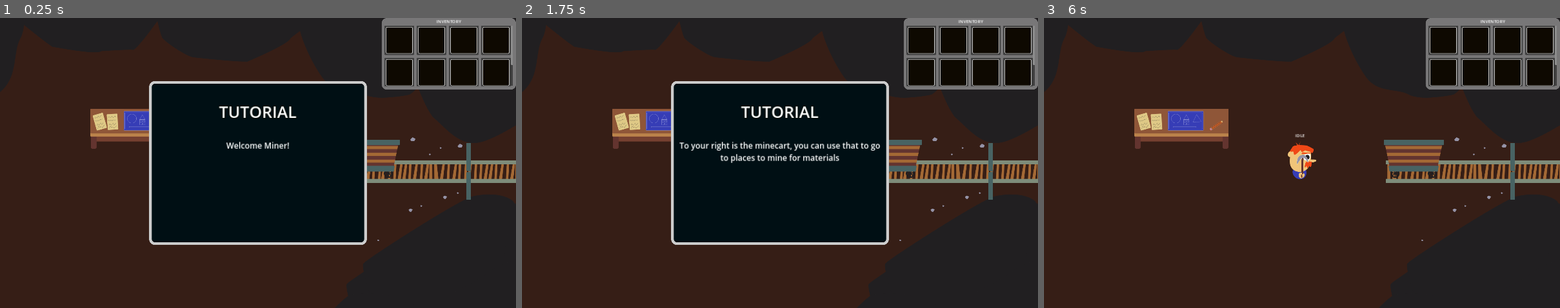
Above: before the commit, frames 1-3 (left to right).
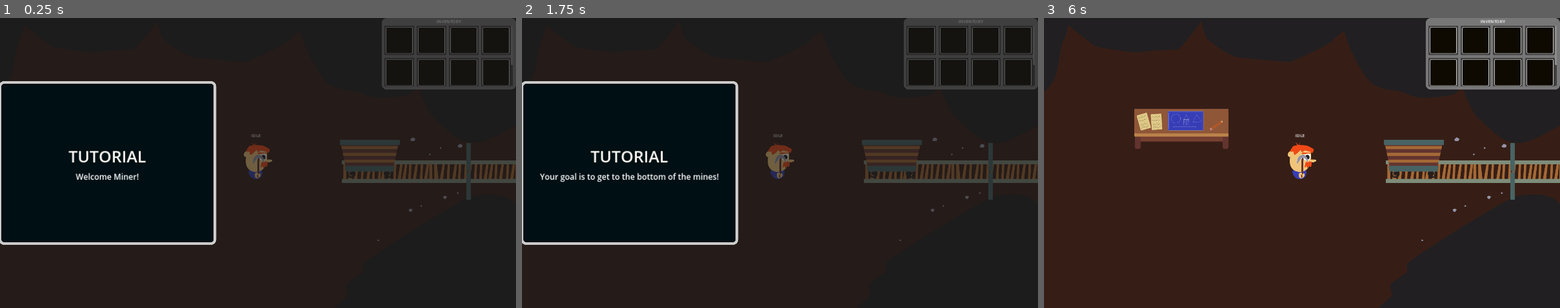
Above: after the commit, the same moments.

Repository: mathew-tran/Excavation
Game: Godot game, scene res://Scene/Hub.tscn
The game is run twice, just before and just after one commit, with the same random seed, the same clock (stepped at 60 frames per second) and the same inputs. Sound files missing from this copy of the repository are replaced by a short silence.
Inputs (mouse positions are in pixels of both pictures, inside the frame that each line leads up to):
- Up to frame 1 (0.25 s): no input
- Up to frame 2 (1.75 s): tap Enter at 0.5 s; move the mouse to (893, 148) at 0.52 s; hold H (clear_data) 0.53-1.28 s; tap Space at 1.25 s; move the mouse to (676, 177) at 1.27 s; click (676, 177) at 1.35 s
- Up to frame 3 (6 s): tap Enter at 2, 3.5 s; move the mouse to (1353, 99) at 2.02 s; hold Right mouse button (right_click) 2.03-2.78 s; tap Space at 2.75, 4.25 s; move the mouse to (1276, 221) at 2.77 s; tap H (clear_data) at 2.85 s; move the mouse to (1456, 206) at 3.52 s; press the mouse at (1456, 206) at 3.53 s; move the mouse to (1147, 119) at 4.27 s; release the mouse at (1147, 119) at 4.28 s; right-click (1147, 119) at 4.35 s; move the mouse to (1327, 163) at 5.02 s; hold H (clear_data) 5.03-5.78 s; move the mouse to (1224, 90) at 5.77 s; click (1224, 90) at 5.85 s

The runs differ from the first frame. In frame 1, 38% of the frame differs, in the area x 0-100%, y 0-79%; in frame 2, 38%; in frame 3, nothing differs.

Commit message:
add initial dialogue for showing golems

Diff:
--- a/Art/DwarfExample.svg
+++ b/Art/DwarfExample.svg
@@ -23,9 +23,9 @@
      inkscape:pagecheckerboard="0"
      inkscape:deskcolor="#d1d1d1"
      inkscape:document-units="mm"
-     inkscape:zoom="0.70710678"
-     inkscape:cx="671.75144"
-     inkscape:cy="395.27269"
+     inkscape:zoom="1"
+     inkscape:cx="-386"
+     inkscape:cy="47.5"
      inkscape:window-width="1920"
      inkscape:window-height="1001"
      inkscape:window-x="-7"
@@ -34,6 +34,102 @@
      inkscape:current-layer="layer1" />
   <defs
      id="defs1">
+    <inkscape:path-effect
+       effect="bspline"
+       id="path-effect105"
+       is_visible="true"
+       lpeversion="1.3"
+       weight="33.333333"
+       steps="2"
+       helper_size="0"
+       apply_no_weight="true"
+       apply_with_weight="true"
+       only_selected="false"
+       uniform="false" />
+    <inkscape:path-effect
+       effect="bspline"
+       id="path-effect103"
+       is_visible="true"
+       lpeversion="1.3"
+       weight="33.333333"
+       steps="2"
+       helper_size="0"
+       apply_no_weight="true"
+       apply_with_weight="true"
+       only_selected="false"
+       uniform="false" />
+    <inkscape:path-effect
+       effect="bspline"
+       id="path-effect52"
+       is_visible="true"
+       lpeversion="1.3"
+       weight="33.333333"
+       steps="2"
+       helper_size="0"
+       apply_no_weight="true"
+       apply_with_weight="true"
+       only_selected="false"
+       uniform="false" />
+    <inkscape:path-effect
+       effect="bspline"
+       id="path-effect50"
+       is_visible="true"
+       lpeversion="1.3"
+       weight="33.333333"
+       steps="2"
+       helper_size="0"
+       apply_no_weight="true"
+       apply_with_weight="true"
+       only_selected="false"
+       uniform="false" />
+    <inkscape:path-effect
+       effect="bspline"
+       id="path-effect49"
+       is_visible="true"
+       lpeversion="1.3"
+       weight="33.333333"
+       steps="2"
+       helper_size="0"
+       apply_no_weight="true"
+       apply_with_weight="true"
+       only_selected="false"
+       uniform="false" />
+    <inkscape:path-effect
+       effect="bspline"
+       id="path-effect47"
+       is_visible="true"
+       lpeversion="1.3"
+       weight="33.333333"
+       steps="2"
+       helper_size="0"
+       apply_no_weight="true"
+       apply_with_weight="true"
+       only_selected="false"
+       uniform="false" />
+    <inkscape:path-effect
+       effect="bspline"
+       id="path-effect36"
+       is_visible="true"
+       lpeversion="1.3"
+       weight="33.333333"
+       steps="2"
+       helper_size="0"
+       apply_no_weight="true"
+       apply_with_weight="true"
+       only_selected="false"
+       uniform="false" />
+    <inkscape:path-effect
+       effect="bspline"
+       id="path-effect34"
+       is_visible="true"
+       lpeversion="1.3"
+       weight="33.333333"
+       steps="2"
+       helper_size="0"
+       apply_no_weight="true"
+       apply_with_weight="true"
+       only_selected="false"
+       uniform="false" />
     <inkscape:path-effect
        effect="copy_rotate"
        starting_point="345.40974,39.203974"
@@ -1560,5 +1656,103 @@
        inkscape:export-filename="Blocking\GroundTexture\Ground1.png"
        inkscape:export-xdpi="96"
        inkscape:export-ydpi="96" />
+    <path
+       style="fill:#ba824a;stroke-width:0.1;stroke-linecap:round"
+       d="m -61.801622,-23.074269 c -1.93325,-0.124726 -2.432154,-0.124726 -5.17617,0.997828 -2.744016,1.122554 -7.732949,3.367574 -10.102736,7.047035 -2.369787,3.679462 -2.120341,8.7931171 -0.530057,13.3768301 1.590283,4.5837129 4.52128,8.6372189 9.915748,10.0091895 5.394469,1.3719707 13.252036,0.062376 18.053995,-4.2407361 4.80196,-4.30311242 6.548085,-11.5994243 5.456696,-16.5261175 -1.09139,-4.926694 -5.020173,-7.483521 -8.668435,-8.886689 -3.648263,-1.403168 -7.015792,-1.652614 -8.949041,-1.77734 z"
+       id="path33"
+       inkscape:path-effect="#path-effect34"
+       inkscape:original-d="m -63.235969,-23.198995 c -0.498903,0 -0.997807,0 -1.496711,0 -4.989128,2.245109 -9.978061,4.490128 -14.967092,6.735192 0.249457,5.113859 0.498903,10.2275141 0.748355,15.341271 2.931115,4.0536689 5.862111,8.1071755 8.793168,12.160763 7.857881,-1.3096464 15.715448,-2.619241 23.573171,-3.9288616 1.746197,-7.296604 3.492322,-14.592916 5.238482,-21.8893744 -3.92894,-2.556929 -7.857722,-5.113757 -11.786586,-7.670635 -3.367662,-0.249457 -6.735191,-0.498903 -10.102787,-0.748355 z"
+       transform="translate(-34.13125,-11.377083)" />
+    <path
+       style="fill:#ba824a;fill-opacity:1;stroke-width:0.1;stroke-linecap:round"
+       d="m -76.199999,19.292535 c 1.058334,-2.888369 2.778125,-8.047743 6.305956,-11.2889022 3.527831,-3.2411592 8.863487,-4.5640492 12.611773,-4.8506739 3.748286,-0.2866246 5.909006,0.4630129 8.069792,2.6238127 2.160786,2.1607998 4.321506,5.7326024 5.754673,8.8194344 1.433167,3.086832 2.138708,5.688516 1.47723,8.113885 -0.661479,2.42537 -2.689911,4.674284 -6.41618,6.151548 -3.726269,1.477264 -9.150119,2.182805 -13.581924,2.204847 -4.431806,0.02204 -7.87132,-0.639403 -10.384877,-2.028486 -2.513558,-1.389084 -4.101026,-3.505709 -4.696335,-4.872729 -0.595308,-1.36702 -0.198441,-1.984368 0.859892,-4.872736 z"
+       id="path47"
+       inkscape:path-effect="#path-effect49"
+       inkscape:original-d="m -76.861457,21.563541 c 1.719791,-5.159375 3.439583,-10.318749 5.159375,-15.4781244 5.33587,-1.3229431 10.671526,-2.6458333 16.007291,-3.96875 2.160807,0.7496678 4.321527,1.4993057 6.482292,2.2489583 2.160807,3.5719464 4.321526,7.1437501 6.482291,10.7156251 0.70557,2.601788 1.41111,5.203472 2.116667,7.805208 -2.028513,2.249003 -4.056944,4.497917 -6.085417,6.746875 -5.424066,0.70557 -10.847916,1.41111 -16.271875,2.116667 -3.439652,-0.661472 -6.879166,-1.322917 -10.318749,-1.984375 -1.587532,-2.116709 -3.175,-4.233334 -4.7625,-6.35 0.396883,-0.617374 0.79375,-1.234722 1.190625,-1.852084 z"
+       transform="translate(-35.851042,-16.404167)" />
+    <path
+       style="fill:#ba824a;fill-opacity:1;stroke-width:0.1;stroke-linecap:round"
+       d="m -75.69288,9.8336802 c -0.46302,0.3086808 -0.8158,0.3968758 -2.204887,0.4409728 -1.389086,0.0441 -3.814384,0.0441 -5.379843,0.529176 -1.565459,0.485079 -2.271,1.455198 -2.866317,3.461653 -0.595318,2.006454 -1.080378,5.049101 -2.976591,6.835044 -1.896214,1.785942 -5.203439,2.315098 -6.945281,-0.374891 -1.741842,-2.68999 -1.918227,-8.598899 0.374876,-12.2148844 2.293103,-3.6159855 7.055507,-4.9388755 10.362818,-5.644432 3.30731,-0.7055565 5.159356,-0.7937492 6.790967,0.2425573 1.631612,1.0363064 3.042695,3.1970269 3.461613,4.5419976 0.418917,1.3449707 -0.154334,1.8741261 -0.617355,2.1828067 z"
+       id="path49"
+       inkscape:path-effect="#path-effect50"
+       inkscape:original-d="m -75.803124,10.054167 c -0.352777,0.08819 -0.705556,0.176389 -1.058333,0.264583 -2.425396,0 -4.850694,0 -7.276042,0 -0.70557,0.970158 -1.41111,1.940278 -2.116667,2.910417 -0.485079,3.042769 -0.970139,6.085416 -1.455208,9.128124 -3.307358,0.529178 -6.614583,1.058334 -9.921875,1.5875 -0.176392,-5.909146 -0.352777,-11.818055 -0.529166,-17.7270827 4.762595,-1.3229432 9.524999,-2.6458333 14.287499,-3.96875 1.852121,-0.088196 3.704167,-0.1763889 5.55625,-0.2645833 1.41114,2.1608071 2.822223,4.3215276 4.233334,6.4822916 -0.573276,0.5291772 -1.146527,1.0583333 -1.719792,1.5875004 z"
+       transform="translate(-27.342874,-7.3989318)" />
+    <path
+       style="fill:#ba824a;fill-opacity:1;stroke-width:0.1;stroke-linecap:round"
+       d="m -75.69288,9.8336802 c -0.46302,0.3086808 -0.8158,0.3968758 -2.204887,0.4409728 -1.389086,0.0441 -3.814384,0.0441 -5.379843,0.529176 -1.565459,0.485079 -2.271,1.455198 -2.866317,3.461653 -0.595318,2.006454 -1.080378,5.049101 -2.976591,6.835044 -1.896214,1.785942 -5.203439,2.315098 -6.945281,-0.374891 -1.741842,-2.68999 -1.918227,-8.598899 0.374876,-12.2148844 2.293103,-3.6159855 7.055507,-4.9388755 10.362818,-5.644432 3.30731,-0.7055565 5.159356,-0.7937492 6.790967,0.2425573 1.631612,1.0363064 3.042695,3.1970269 3.461613,4.5419976 0.418917,1.3449707 -0.154334,1.8741261 -0.617355,2.1828067 z"
+       id="path50"
+       inkscape:path-effect="#path-effect52"
+       inkscape:original-d="m -75.803124,10.054167 c -0.352777,0.08819 -0.705556,0.176389 -1.058333,0.264583 -2.425396,0 -4.850694,0 -7.276042,0 -0.70557,0.970158 -1.41111,1.940278 -2.116667,2.910417 -0.485079,3.042769 -0.970139,6.085416 -1.455208,9.128124 -3.307358,0.529178 -6.614583,1.058334 -9.921875,1.5875 -0.176392,-5.909146 -0.352777,-11.818055 -0.529166,-17.7270827 4.762595,-1.3229432 9.524999,-2.6458333 14.287499,-3.96875 1.852121,-0.088196 3.704167,-0.1763889 5.55625,-0.2645833 1.41114,2.1608071 2.822223,4.3215276 4.233334,6.4822916 -0.573276,0.5291772 -1.146527,1.0583333 -1.719792,1.5875004 z"
+       transform="matrix(-1,0,0,1,-163.40687,-10.405646)" />
+    <path
+       style="fill:#a46935;fill-opacity:1;stroke-width:0.1;stroke-linecap:round"
+       d="m -50.217715,24.227983 c 0.171498,-0.592448 0.171498,-0.997807 0.07795,-1.995629 -0.09355,-0.997822 -0.280631,-2.588044 -1.122546,-4.037994 -0.841914,-1.44995 -2.338593,-2.759545 -3.523498,-2.697167 -1.184904,0.06238 -2.057966,1.496694 -2.463324,2.977828 -0.405358,1.481134 -0.342997,3.00901 -0.475675,4.398591 -0.132678,1.389582 -0.483308,2.728356 -0.08176,3.46012 0.40155,0.731765 1.555239,0.856488 2.80251,0.76294 1.247271,-0.09355 2.588047,-0.405356 3.42995,-0.951039 0.841902,-0.545683 1.184891,-1.325202 1.35639,-1.91765 z"
+       id="path103"
+       inkscape:path-effect="#path-effect103"
+       inkscape:original-d="m -50.046217,24.040894 c 0,-0.405359 0,-0.810718 0,-1.216076 -0.187095,-1.590286 -0.374179,-3.180508 -0.561266,-4.770761 -1.49674,-1.309647 -2.993419,-2.619242 -4.49013,-3.928863 -0.873099,1.434376 -1.74616,2.868693 -2.61924,4.30304 0.06236,1.527921 0.124724,3.055797 0.187087,4.583672 -0.343001,1.247285 -0.685991,2.58806 -1.028986,3.928863 1.153737,0.124727 2.307426,0.249452 3.461139,0.374176 1.340829,-0.311819 2.681605,-0.623628 4.022407,-0.935443 0.343003,-0.779552 0.685991,-1.559072 1.028989,-2.338608 z"
+       transform="translate(-31.32492,-11.377083)" />
+    <path
+       style="fill:#a46935;fill-opacity:1;stroke-width:0.1;stroke-linecap:round"
+       d="m -50.217715,24.227983 c 0.171498,-0.592448 0.171498,-0.997807 0.07795,-1.995629 -0.09355,-0.997822 -0.280631,-2.588044 -1.122546,-4.037994 -0.841914,-1.44995 -2.338593,-2.759545 -3.523498,-2.697167 -1.184904,0.06238 -2.057966,1.496694 -2.463324,2.977828 -0.405358,1.481134 -0.342997,3.00901 -0.475675,4.398591 -0.132678,1.389582 -0.483308,2.728356 -0.08176,3.46012 0.40155,0.731765 1.555239,0.856488 2.80251,0.76294 1.247271,-0.09355 2.588047,-0.405356 3.42995,-0.951039 0.841902,-0.545683 1.184891,-1.325202 1.35639,-1.91765 z"
+       id="path104"
+       inkscape:path-effect="#path-effect105"
+       inkscape:original-d="m -50.046217,24.040894 c 0,-0.405359 0,-0.810718 0,-1.216076 -0.187095,-1.590286 -0.374179,-3.180508 -0.561266,-4.770761 -1.49674,-1.309647 -2.993419,-2.619242 -4.49013,-3.928863 -0.873099,1.434376 -1.74616,2.868693 -2.61924,4.30304 0.06236,1.527921 0.124724,3.055797 0.187087,4.583672 -0.343001,1.247285 -0.685991,2.58806 -1.028986,3.928863 1.153737,0.124727 2.307426,0.249452 3.461139,0.374176 1.340829,-0.311819 2.681605,-0.623628 4.022407,-0.935443 0.343003,-0.779552 0.685991,-1.559072 1.028989,-2.338608 z"
+       transform="translate(-49.191888,-11.002906)" />
+    <path
+       style="fill:#a46935;fill-opacity:1;stroke-width:0.1;stroke-linecap:round"
+       d="m -100.9219,-24.286201 c -0.37418,0 -5.61267,0.09354 -5.61267,0.09354 l 3.46115,5.425571 z"
+       id="path105" />
+    <path
+       style="fill:#a46935;fill-opacity:1;stroke-width:0.1;stroke-linecap:round"
+       d="m -87.545065,-25.315189 c -0.935443,0 -5.42557,0.561266 -5.42557,0.561266 l 3.367596,4.95785 z"
+       id="path106" />
+    <rect
+       style="fill:#a46935;fill-opacity:1;stroke-width:0.0657407;stroke-linecap:round"
+       id="rect121"
+       width="1.414425"
+       height="6.1496735"
+       x="-100.9219"
+       y="-13.784984"
+       ry="0.42445651" />
+    <rect
+       style="fill:#a46935;fill-opacity:1;stroke-width:0.0657407;stroke-linecap:round"
+       id="rect122"
+       width="1.414425"
+       height="6.1496735"
+       x="-98.646515"
+       y="-13.846481"
+       ry="0.42445651" />
+    <rect
+       style="fill:#a46935;fill-opacity:1;stroke-width:0.0657407;stroke-linecap:round"
+       id="rect126"
+       width="1.414425"
+       height="6.1496735"
+       x="-96.43264"
+       y="-13.969474"
+       ry="0.42445651" />
+    <rect
+       style="fill:#a46935;fill-opacity:1;stroke-width:0.0657407;stroke-linecap:round"
+       id="rect127"
+       width="1.414425"
+       height="6.1496735"
+       x="-94.280251"
+       y="-14.153964"
+       ry="0.42445651" />
+    <rect
+       style="fill:#a46935;fill-opacity:1;stroke-width:0.0657407;stroke-linecap:round"
+       id="rect128"
+       width="1.414425"
+       height="6.1496735"
+       x="-92.127869"
+       y="-14.276958"
+       ry="0.42445651" />
+    <path
+       style="fill:#63342f;fill-opacity:1;stroke:#754030;stroke-width:0.1;stroke-linecap:round"
+       d="m -108.41302,-24.341666 c 1.52135,0 8.598958,0.330729 8.598958,0.330729 l 0.529167,-1.190625 -9.061975,-0.926042 z"
+       id="path129" />
+    <path
+       style="fill:#63342f;fill-opacity:1;stroke:#754030;stroke-width:0.1;stroke-linecap:round"
+       d="m -85.634246,-25.183164 c -1.518544,0.09242 -8.562987,0.852472 -8.562987,0.852472 l -0.600516,-1.156282 8.988991,-1.474812 z"
+       id="path130" />
   </g>
 </svg>
--- /dev/null
+++ b/Prefabs/DialogueTriggers/FirstTimeGolemDialogue.tscn
@@ -0,0 +1,17 @@
+[gd_scene load_steps=3 format=3 uid="uid://bniaafdw74hpx"]
+
+[ext_resource type="Script" path="res://Scripts/DialogueTriggers/FirstTimeGolemDialogue.gd" id="1_rr8md"]
+
+[sub_resource type="RectangleShape2D" id="RectangleShape2D_prcnb"]
+size = Vector2(800, 100)
+
+[node name="FirstTimeGolemDialogue" type="Area2D"]
+position = Vector2(589, -1055)
+collision_layer = 0
+collision_mask = 2
+script = ExtResource("1_rr8md")
+
+[node name="CollisionShape2D" type="CollisionShape2D" parent="."]
+shape = SubResource("RectangleShape2D_prcnb")
+
+[connection signal="area_entered" from="." to="." method="_on_area_entered"]
--- /dev/null
+++ b/Prefabs/Golems/Golem1.tscn
@@ -0,0 +1,14 @@
+[gd_scene load_steps=3 format=3 uid="uid://cj4y0tfhkxx6r"]
+
+[ext_resource type="Texture2D" uid="uid://6p6614osto5j" path="res://Art/Golem/Golem1.png" id="1_18juy"]
+
+[sub_resource type="RectangleShape2D" id="RectangleShape2D_v3nwt"]
+size = Vector2(800, 100)
+
+[node name="Golem" type="StaticBody2D"]
+
+[node name="Sprite2D" type="Sprite2D" parent="."]
+texture = ExtResource("1_18juy")
+
+[node name="CollisionShape2D" type="CollisionShape2D" parent="."]
+shape = SubResource("RectangleShape2D_v3nwt")
--- a/Prefabs/PlayerUI.tscn
+++ b/Prefabs/PlayerUI.tscn
@@ -29,6 +29,12 @@
 
 [node name="MessageBox" parent="TOPLEVEL" instance=ExtResource("5_2etxp")]
 visible = false
+anchors_preset = 4
+anchor_left = 0.0
+anchor_right = 0.0
+offset_left = 0.0
+offset_right = 800.0
+grow_horizontal = 1
 
 [node name="InfoLabel" parent="TOPLEVEL" instance=ExtResource("5_40fge")]
 visible = false
--- a/Prefabs/UI/DamageText.tscn
+++ b/Prefabs/UI/DamageText.tscn
@@ -1,6 +1,33 @@
 [gd_scene load_steps=5 format=3 uid="uid://bnv4h5rmcoegt"]
 
 [ext_resource type="Script" path="res://Scripts/UI/DamageText.gd" id="1_panjl"]
+
+[sub_resource type="Animation" id="Animation_oj7o0"]
+length = 0.001
+tracks/0/type = "value"
+tracks/0/imported = false
+tracks/0/enabled = true
+tracks/0/path = NodePath("Label:position")
+tracks/0/interp = 1
+tracks/0/loop_wrap = true
+tracks/0/keys = {
+"times": PackedFloat32Array(0),
+"transitions": PackedFloat32Array(1),
+"update": 0,
+"values": [Vector2(-150, 0)]
+}
+tracks/1/type = "value"
+tracks/1/imported = false
+tracks/1/enabled = true
+tracks/1/path = NodePath("Label:modulate")
+tracks/1/interp = 1
+tracks/1/loop_wrap = true
+tracks/1/keys = {
+"times": PackedFloat32Array(0),
+"transitions": PackedFloat32Array(1),
+"update": 0,
+"values": [Color(1, 1, 1, 1)]
+}
 
 [sub_resource type="Animation" id="Animation_f6uf6"]
 resource_name = "anim"
@@ -27,33 +54,6 @@
 "transitions": PackedFloat32Array(1, 1, 1),
 "update": 0,
 "values": [Color(1, 1, 1, 1), Color(1, 1, 1, 0), Color(1, 1, 1, 0)]
-}
-
-[sub_resource type="Animation" id="Animation_oj7o0"]
-length = 0.001
-tracks/0/type = "value"
-tracks/0/imported = false
-tracks/0/enabled = true
-tracks/0/path = NodePath("Label:position")
-tracks/0/interp = 1
-tracks/0/loop_wrap = true
-tracks/0/keys = {
-"times": PackedFloat32Array(0),
-"transitions": PackedFloat32Array(1),
-"update": 0,
-"values": [Vector2(-150, 0)]
-}
-tracks/1/type = "value"
-tracks/1/imported = false
-tracks/1/enabled = true
-tracks/1/path = NodePath("Label:modulate")
-tracks/1/interp = 1
-tracks/1/loop_wrap = true
-tracks/1/keys = {
-"times": PackedFloat32Array(0),
-"transitions": PackedFloat32Array(1),
-"update": 0,
-"values": [Color(1, 1, 1, 1)]
 }
 
 [sub_resource type="AnimationLibrary" id="AnimationLibrary_ik4r2"]
--- a/Prefabs/UI/MessageBox.tscn
+++ b/Prefabs/UI/MessageBox.tscn
@@ -47,9 +47,10 @@
 offset_bottom = 290.0
 grow_horizontal = 2
 grow_vertical = 2
+alignment = 1
 
 [node name="Title" type="Label" parent="VBoxContainer"]
-custom_minimum_size = Vector2(0, 200)
+custom_minimum_size = Vector2(0, 100)
 layout_mode = 2
 theme_override_colors/font_outline_color = Color(7.52043e-10, 0.0363016, 0.0191623, 1)
 theme_override_constants/outline_size = 11
@@ -67,3 +68,19 @@
 horizontal_alignment = 1
 vertical_alignment = 1
 autowrap_mode = 2
+
+[node name="Panel" type="Panel" parent="."]
+show_behind_parent = true
+custom_minimum_size = Vector2(5000, 5000)
+layout_mode = 1
+anchors_preset = 8
+anchor_left = 0.5
+anchor_top = 0.5
+anchor_right = 0.5
+anchor_bottom = 0.5
+offset_left = -2500.0
+offset_top = -2500.0
+offset_right = 2500.0
+offset_bottom = 2500.0
+grow_horizontal = 2
+grow_vertical = 2
--- a/Scene/HuntingAreas/Level1.tscn
+++ b/Scene/HuntingAreas/Level1.tscn
@@ -14,6 +14,8 @@
 [ext_resource type="PackedScene" uid="uid://4wt08pawg5m3" path="res://Prefabs/Blocking/Rail.tscn" id="10_ssv6t"]
 [ext_resource type="PackedScene" uid="uid://cfk0rui35311t" path="res://Prefabs/Blocking/Minecart.tscn" id="13_fj3bp"]
 [ext_resource type="PackedScene" uid="uid://dixk1sgsiq68d" path="res://Prefabs/Blocking/Gate.tscn" id="14_e4vre"]
+[ext_resource type="PackedScene" uid="uid://cj4y0tfhkxx6r" path="res://Prefabs/Golems/Golem1.tscn" id="15_tfbcr"]
+[ext_resource type="PackedScene" uid="uid://bniaafdw74hpx" path="res://Prefabs/DialogueTriggers/FirstTimeGolemDialogue.tscn" id="16_n7fr8"]
 
 [node name="Node2D" type="Node2D"]
 position = Vector2(292, 325)
@@ -27,6 +29,9 @@
 [node name="Boulder9" parent="Environment" instance=ExtResource("1_qp1ul")]
 position = Vector2(996, 773)
 
+[node name="Boulder40" parent="Environment" instance=ExtResource("1_qp1ul")]
+position = Vector2(2002, -3424)
+
 [node name="Boulder3" parent="Environment" instance=ExtResource("2_l5hlc")]
 position = Vector2(1653, 137)
 
@@ -36,6 +41,12 @@
 [node name="Boulder14" parent="Environment" instance=ExtResource("2_l5hlc")]
 position = Vector2(1460, -705)
 
+[node name="Boulder36" parent="Environment" instance=ExtResource("2_l5hlc")]
+position = Vector2(1604, -2189)
+
+[node name="Boulder37" parent="Environment" instance=ExtResource("2_l5hlc")]
+position = Vector2(1745, -2650)
+
 [node name="Boulder15" parent="Environment" instance=ExtResource("2_l5hlc")]
 position = Vector2(1041, -1044)
 
@@ -52,7 +63,7 @@
 position = Vector2(-446, 808)
 
 [node name="Boulder16" parent="Environment" instance=ExtResource("3_cayfs")]
-position = Vector2(615, -1203)
+position = Vector2(1597, -1792)
 
 [node name="Boulder17" parent="Environment" instance=ExtResource("3_cayfs")]
 position = Vector2(179, -1327)
@@ -104,24 +115,36 @@
 position = Vector2(1887, -672)
 rotation = 2.9777
 
+[node name="Boulder38" parent="Environment" instance=ExtResource("4_vptr7")]
+position = Vector2(1814, -3056)
+rotation = 2.9777
+
 [node name="Boulder27" parent="Environment" instance=ExtResource("4_vptr7")]
 position = Vector2(1492, -1134)
 rotation = 2.9777
 
 [node name="Boulder28" parent="Environment" instance=ExtResource("4_vptr7")]
-position = Vector2(1086, -1497)
+position = Vector2(1687, -1390)
 rotation = 2.9777
 
 [node name="Boulder29" parent="Environment" instance=ExtResource("4_vptr7")]
-position = Vector2(576, -1671)
+position = Vector2(391, -2269)
+rotation = 2.9777
+
+[node name="Boulder35" parent="Environment" instance=ExtResource("4_vptr7")]
+position = Vector2(431, -2695)
 rotation = 2.9777
 
 [node name="Boulder30" parent="Environment" instance=ExtResource("4_vptr7")]
-position = Vector2(18.0001, -1869)
+position = Vector2(104, -1856)
 rotation = 2.9777
 
 [node name="Boulder31" parent="Environment" instance=ExtResource("4_vptr7")]
 position = Vector2(-962, -1655)
+rotation = 2.9777
+
+[node name="Boulder39" parent="Environment" instance=ExtResource("4_vptr7")]
+position = Vector2(575, -3125)
 rotation = 2.9777
 
 [node name="Boulder32" parent="Environment" instance=ExtResource("4_vptr7")]
@@ -136,6 +159,15 @@
 position = Vector2(-1544, -555)
 rotation = 3.98461
 
+[node name="Boulder41" parent="Environment" instance=ExtResource("4_vptr7")]
+position = Vector2(904, -3571)
+rotation = 3.98461
+
+[node name="Boulder42" parent="Environment" instance=ExtResource("4_vptr7")]
+position = Vector2(1469, -3730)
+rotation = 2.96091
+scale = Vector2(0.94671, 0.79756)
+
 [node name="Boulder2" parent="Environment" instance=ExtResource("4_vptr7")]
 position = Vector2(-1044, -466)
 
@@ -206,6 +238,9 @@
 
 [node name="Rock16" parent="Rocks" instance=ExtResource("10_d1tij")]
 position = Vector2(1124, 422)
+
+[node name="Golem" parent="." instance=ExtResource("15_tfbcr")]
+position = Vector2(628, -1175)
 
 [node name="Drops" parent="." instance=ExtResource("6_yx3au")]
 
@@ -218,3 +253,5 @@
 
 [node name="Gate" parent="." instance=ExtResource("14_e4vre")]
 position = Vector2(-975, -162)
+
+[node name="FirstTimeGolemDialogue" parent="." instance=ExtResource("16_n7fr8")]
--- /dev/null
+++ b/Scripts/DialogueTriggers/FirstTimeGolemDialogue.gd
@@ -0,0 +1,32 @@
+extends Area2D
+
+
+func _ready():
+	if Progression.HasEntitlement("FIRST_TIME_GOLEM"):
+		queue_free()
+		return
+
+func _on_area_entered(area):
+
+
+	Finder.GetPlayer().DisablePlayerControls()
+	var title = ""
+
+
+	Finder.GetMessageBox().ShowMessage("This is a golem.", title)
+	await Finder.GetMessageBox().MessageComplete
+
+	Finder.GetMessageBox().ShowMessage("There are alot of golems that are found in mines.", title)
+	await Finder.GetMessageBox().MessageComplete
+
+	Finder.GetMessageBox().ShowMessage("Some golems are mean, some are nice.", title)
+	await Finder.GetMessageBox().MessageComplete
+
+	Finder.GetMessageBox().ShowMessage("Let's see what this one has to say.", title)
+	await Finder.GetMessageBox().MessageComplete
+
+	Progression.SetEntitlement("FIRST_TIME_GOLEM", 1)
+
+	Finder.GetPlayer().EnablePlayerControls()
+	SaveManager.Save()
+	queue_free()
--- a/Scripts/Player/Player.gd
+++ b/Scripts/Player/Player.gd
@@ -27,6 +27,8 @@
 
 func DisablePlayerControls():
 	bCanAction = false
+	GoIdle()
+
 
 func EnablePlayerControls():
 	bCanAction = true
--- a/Scripts/Tutorial/FirstTimeStartup.gd
+++ b/Scripts/Tutorial/FirstTimeStartup.gd
@@ -13,6 +13,9 @@
 	Finder.GetMessageBox().ShowMessage("Welcome Miner!", title)
 	await Finder.GetMessageBox().MessageComplete
 
+	Finder.GetMessageBox().ShowMessage("Your goal is to get to the bottom of the mines!", title)
+	await Finder.GetMessageBox().MessageComplete
+
 	Finder.GetMessageBox().ShowMessage("To your right is the minecart, you can use that to go to places to mine for materials", title)
 	await Finder.GetMessageBox().MessageComplete
 
Binary file added: Art/Golem/Golem1.png
Not shown, added: Art/Golem/Golem1.png.import
Not shown: 1 places in Scene/HuntingAreas/Level1.tscn that only renumber resources
